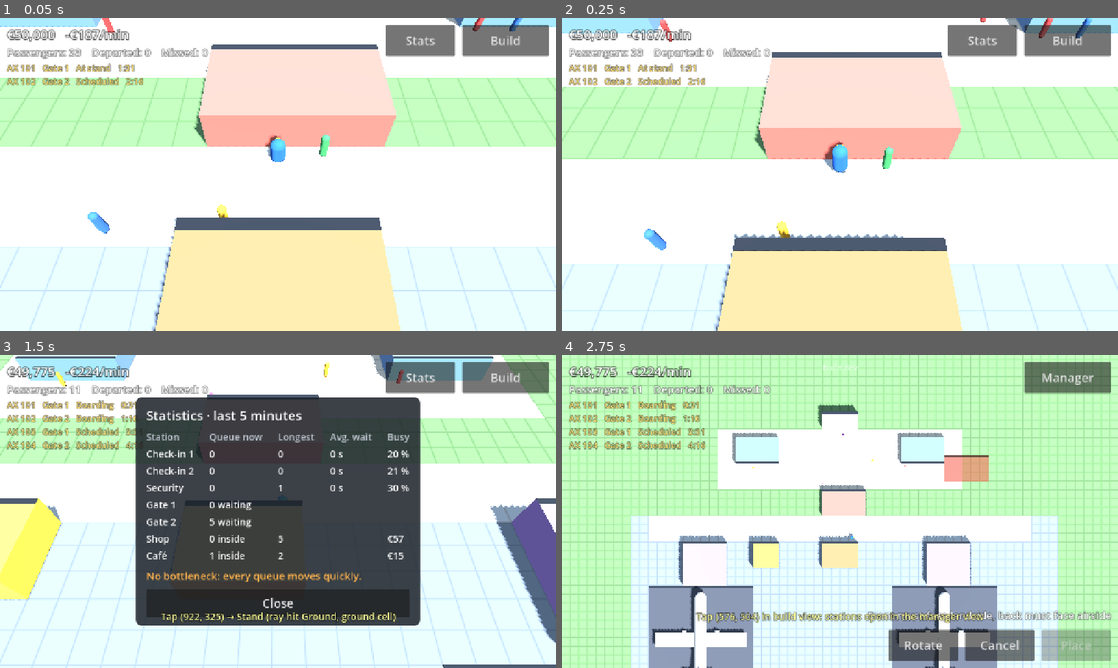
Above: before the commit, frames 1-4 (two rows, left to right).
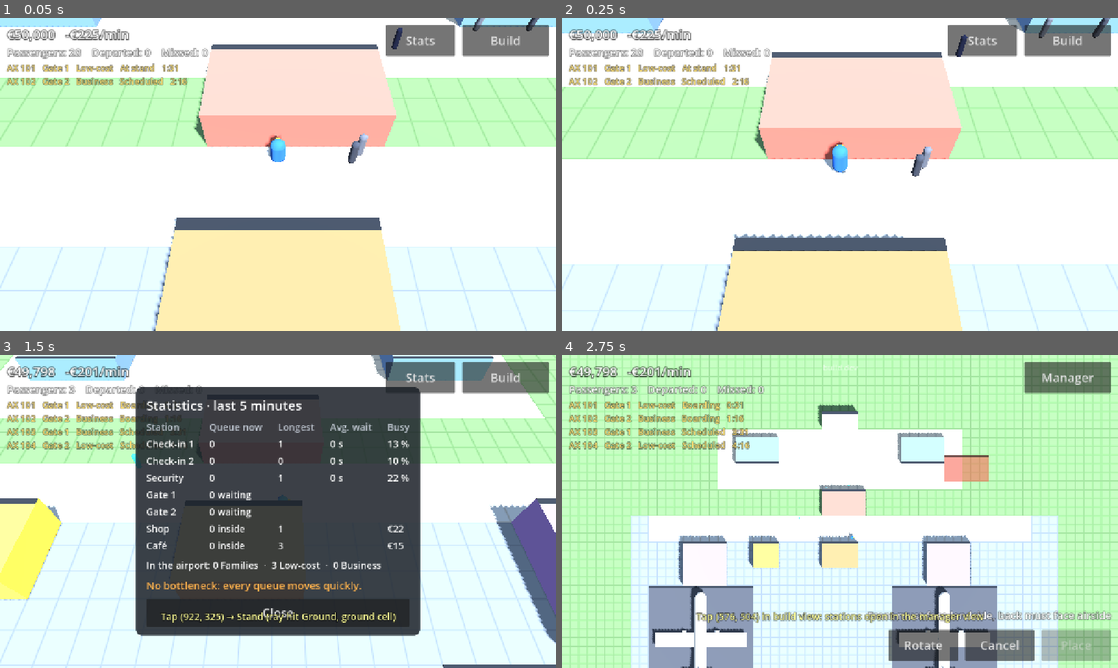
Above: after the commit, the same moments.

Repository: jakobmaier16-pixel/airport-idle
Game: Godot game, scene res://tests/screenshots.tscn
Two runs of this game, one before a commit and one after it. Both use one fixed random seed, a clock stepped at 60 frames per second and the inputs below. This scene is started directly instead of the project's main scene.
Inputs (mouse positions are in pixels of both pictures, inside the frame that each line leads up to):
- Up to frame 1 (0.05 s): no input
- Up to frame 2 (0.25 s): no input
- Up to frame 3 (1.5 s): move the mouse to (400, 495) at 0.52 s; hold D (move_right) 0.53-1.25 s; click (400, 495) at 0.67 s; drag from (166, 527) to (250, 574) at 1.27 s
- Up to frame 4 (2.75 s): move the mouse to (895, 442) at 2.02 s; hold D (move_right) from 2.03 s (still down)

The runs differ from the first frame. In frame 1, 1.5% of the frame differs, in the area x 12-97%, y 0-69%; in frame 2, 1.6%; in frame 3, 12%, in the area x 7-76%, y 2-90%; in frame 4, 1.8%.

Commit message:
Passenger types: families, low-cost and business travellers
- PassengerType data (data/passengers/): colors, walking speed, arrival
  window, check-in skipping, check-in/security time, shop chance, spending
- Flights get a route (Holiday, Low-cost, Business) that sets the mix;
  every booked passenger gets a type and an arrival time in advance
- Families arrive early and walk slower, low-cost often skip check-in,
  business travellers arrive late, are faster and spend twice as much
- Figures colored by type; departures board shows the route;
  statistics show passengers per type
- 7 passenger type tests (104 total)

Co-Authored-By: Claude Opus 5.5 <noreply@anthropic.com>

Diff:
--- /dev/null
+++ b/data/passengers/business.tres
@@ -0,0 +1,17 @@
+[gd_resource type="Resource" script_class="PassengerType" format=3]
+
+[ext_resource type="Script" path="res://scripts/resources/passenger_type.gd" id="1_type"]
+
+[resource]
+script = ExtResource("1_type")
+id = &"business"
+display_name = "Business"
+colors = Array[Color]([Color(0.25, 0.27, 0.32, 1), Color(0.15, 0.2, 0.4, 1), Color(0.4, 0.42, 0.47, 1)])
+walk_speed = 1.4
+arrives_from = 200.0
+arrives_until = 140.0
+skip_check_in_chance = 0.0
+check_in_time_factor = 0.7
+security_time_factor = 0.8
+shop_chance = 0.6
+spend_factor = 2.0
--- /dev/null
+++ b/data/passengers/family.tres
@@ -0,0 +1,17 @@
+[gd_resource type="Resource" script_class="PassengerType" format=3]
+
+[ext_resource type="Script" path="res://scripts/resources/passenger_type.gd" id="1_type"]
+
+[resource]
+script = ExtResource("1_type")
+id = &"family"
+display_name = "Families"
+colors = Array[Color]([Color(0.95, 0.6, 0.2, 1), Color(0.98, 0.82, 0.3, 1), Color(0.9, 0.45, 0.3, 1)])
+walk_speed = 1.1
+arrives_from = 260.0
+arrives_until = 180.0
+skip_check_in_chance = 0.0
+check_in_time_factor = 1.4
+security_time_factor = 1.3
+shop_chance = 0.8
+spend_factor = 0.8
--- /dev/null
+++ b/data/passengers/low_cost.tres
@@ -0,0 +1,17 @@
+[gd_resource type="Resource" script_class="PassengerType" format=3]
+
+[ext_resource type="Script" path="res://scripts/resources/passenger_type.gd" id="1_type"]
+
+[resource]
+script = ExtResource("1_type")
+id = &"low_cost"
+display_name = "Low-cost"
+colors = Array[Color]([Color(0.25, 0.55, 0.9, 1), Color(0.2, 0.75, 0.75, 1), Color(0.45, 0.7, 0.95, 1)])
+walk_speed = 1.3
+arrives_from = 240.0
+arrives_until = 150.0
+skip_check_in_chance = 0.6
+check_in_time_factor = 1.0
+security_time_factor = 1.0
+shop_chance = 0.4
+spend_factor = 0.6
--- a/scenes/passengers/passenger_layer.gd
+++ b/scenes/passengers/passenger_layer.gd
@@ -8,11 +8,8 @@
 const MAX_VISIBLE: int = 400
 const FIGURE_HEIGHT: float = 1.65
 const FIGURE_RADIUS: float = 0.22
-## Clothing colors (Passenger.color_index picks one).
-const COLORS: Array[Color] = [
-	Color(0.85, 0.3, 0.3), Color(0.25, 0.45, 0.8), Color(0.95, 0.75, 0.25),
-	Color(0.3, 0.65, 0.4), Color(0.55, 0.35, 0.65), Color(0.9, 0.9, 0.9),
-]
+## Used for passengers without a type.
+const DEFAULT_COLOR: Color = Color(0.8, 0.8, 0.8)
 
 ## Manager view: figures are drawn within this distance (meters) of the point the camera looks at.
 @export var manager_view_radius: float = 45.0
@@ -66,11 +63,18 @@
 		if Vector2(figure_position.x, figure_position.z).distance_squared_to(center) > radius_squared:
 			continue
 		_multimesh.set_instance_transform(count, Transform3D(Basis.IDENTITY, figure_position + lift))
-		_multimesh.set_instance_color(count, COLORS[passenger.color_index])
+		_multimesh.set_instance_color(count, color_of(passenger))
 		count += 1
 		if count == MAX_VISIBLE:
 			break
 	_multimesh.visible_instance_count = count
+
+
+## Figure color: one of the passenger type's colors (design doc §8.7).
+static func color_of(passenger: Passenger) -> Color:
+	if passenger.type == null or passenger.type.colors.is_empty():
+		return DEFAULT_COLOR
+	return passenger.type.colors[passenger.color_index % passenger.type.colors.size()]
 
 
 # Ground area worth drawing: (center x, center z, radius) around what the camera shows.
--- a/scenes/ui/hud.gd
+++ b/scenes/ui/hud.gd
@@ -41,6 +41,7 @@
 @onready var _stats_panel: Control = $SafeArea/StatsPanel
 @onready var _stats_table: GridContainer = $SafeArea/StatsPanel/Content/Table
 @onready var _bottleneck_label: Label = $SafeArea/StatsPanel/Content/BottleneckLabel
+@onready var _types_label: Label = $SafeArea/StatsPanel/Content/TypesLabel
 @onready var _build_menu: Control = $SafeArea/BuildMenu
 @onready var _building_buttons: HBoxContainer = $SafeArea/BuildMenu/BuildingButtons
 @onready var _tool_panel: Control = $SafeArea/ToolPanel
@@ -219,6 +220,11 @@
 		_add_stats_cell(str(station.longest_queue()), color)
 		_add_stats_cell("–" if wait < 0.0 else "%d s" % roundi(wait), color)
 		_add_stats_cell("%d %%" % roundi(station.busy_share() * 100.0), color)
+	var counts := flow.count_by_type()
+	var parts: PackedStringArray = []
+	for type_name in ["Families", "Low-cost", "Business"]:
+		parts.append("%d %s" % [counts.get(type_name, 0), type_name])
+	_types_label.text = "In the airport: " + "  ·  ".join(parts)
 	if bottleneck != null:
 		_bottleneck_label.text = "Bottleneck: %s · avg wait %d s" % [
 			flow.station_label(bottleneck.building), roundi(bottleneck.average_wait(flow.time))]
--- a/scenes/ui/hud.tscn
+++ b/scenes/ui/hud.tscn
@@ -206,6 +206,10 @@
 theme_override_constants/v_separation = 8
 columns = 5
 
+[node name="TypesLabel" type="Label" parent="SafeArea/StatsPanel/Content"]
+layout_mode = 2
+theme_override_font_sizes/font_size = 22
+
 [node name="BottleneckLabel" type="Label" parent="SafeArea/StatsPanel/Content"]
 layout_mode = 2
 theme_override_colors/font_color = Color(1, 0.7, 0.3, 1)
--- /dev/null
+++ b/scripts/resources/passenger_type.gd
@@ -0,0 +1,29 @@
+class_name PassengerType
+extends Resource
+## A kind of passenger, e.g. business traveller (design doc §8.2, §8.7).
+## Instances live in data/passengers/*.tres.
+
+@export var id: StringName
+## Plural name for statistics, e.g. "Families".
+@export var display_name: String
+## Figure colors; each passenger gets one of them.
+@export var colors: Array[Color] = []
+@export var walk_speed: float = 1.3
+
+@export_group("Arrival")
+## Earliest and latest arrival at the entrance, in seconds before departure.
+@export var arrives_from: float = 240.0
+@export var arrives_until: float = 150.0
+
+@export_group("Processing")
+## Share that checked in online with hand luggage only and skip the check-in counters.
+@export_range(0.0, 1.0) var skip_check_in_chance: float = 0.0
+## Multiplies the time per passenger at check-in / security (1.4 = 40 % slower).
+@export var check_in_time_factor: float = 1.0
+@export var security_time_factor: float = 1.0
+
+@export_group("Shopping")
+## Chance to visit a shop or café after security, if there is time (design doc §8.6).
+@export_range(0.0, 1.0) var shop_chance: float = 0.6
+## Multiplies what they spend there.
+@export var spend_factor: float = 1.0
--- a/scripts/simulation/flight.gd
+++ b/scripts/simulation/flight.gd
@@ -14,12 +14,18 @@
 }
 
 var number: String
+## Route type, e.g. "Holiday" (sets the passenger mix, design doc §8.7).
+var route: String = ""
 var gate: Building
 var stand: Building
 ## Simulation time (PassengerFlow.time) when the doors close.
 var departure_time: float
 var seats: int
 var booked: int
+## When each booked passenger arrives at the entrance (simulation time, ascending) and their type.
+var arrival_times: PackedFloat32Array = PackedFloat32Array()
+var arrival_types: Array[PassengerType] = []
+## How many of them have arrived so far.
 var spawned: int = 0
 var boarded: int = 0
 var missed: int = 0
--- a/scripts/simulation/flight_schedule.gd
+++ b/scripts/simulation/flight_schedule.gd
@@ -10,10 +10,9 @@
 const FIRST_DEPARTURE_DELAY: float = 270.0
 ## Gates that become usable at the same moment are spread out by this much.
 const GATE_STAGGER: float = 45.0
-## Passengers for a flight arrive at the entrance between these times before departure,
-## early enough that most have time left for a shop or café after security (design doc §8.6).
+## The earliest any passenger type arrives before departure (see data/passengers/); the next
+## flight at a gate is planned this long before it departs.
 const ARRIVALS_START: float = 260.0
-const ARRIVALS_END: float = 140.0
 ## The plane starts taxiing onto the stand this long before departure.
 const PLANE_ARRIVES: float = 130.0
 ## Seconds to taxi onto the stand, and to push back after departure.
@@ -26,6 +25,16 @@
 const BOOKED_MAX: int = 20
 ## Fictional airline code (design doc §18: no real airlines).
 const AIRLINE_CODE: String = "AX"
+## Passenger types (design doc §8.7).
+const FAMILY: PassengerType = preload("res://data/passengers/family.tres")
+const LOW_COST: PassengerType = preload("res://data/passengers/low_cost.tres")
+const BUSINESS: PassengerType = preload("res://data/passengers/business.tres")
+## Route types and their passenger mix: [families, low-cost, business] shares.
+const ROUTES: Dictionary = {
+	"Holiday": [0.7, 0.2, 0.1],
+	"Low-cost": [0.15, 0.8, 0.05],
+	"Business": [0.1, 0.3, 0.6],
+}
 
 ## Every flight that hasn't departed yet. A gate can have two: the one at the stand and the
 ## next one, whose passengers are already arriving (like at a real airport).
@@ -81,17 +90,34 @@
 	flight.seats = SEATS
 	flight.booked = _rng.randi_range(BOOKED_MIN, BOOKED_MAX)
 	flight.departure_time = departure_time
+	# Random route for now; later airlines and deals decide (design doc §10).
+	flight.route = ROUTES.keys()[_rng.randi() % ROUTES.size()]
+	_plan_arrivals(flight)
 	_last_planned[gate] = departure_time
 	flights.append(flight)
+
+
+# Decides type and arrival time of every booked passenger, from the route's mix.
+func _plan_arrivals(flight: Flight) -> void:
+	var mix: Array = ROUTES[flight.route]
+	var types: Array[PassengerType] = [FAMILY, LOW_COST, BUSINESS]
+	var arrivals: Array = []
+	for i in flight.booked:
+		var type := types[_rng.rand_weighted(PackedFloat32Array(mix))]
+		var before := _rng.randf_range(type.arrives_until, type.arrives_from)
+		arrivals.append([flight.departure_time - before, type])
+	arrivals.sort_custom(func(a: Array, b: Array) -> bool: return a[0] < b[0])
+	for arrival: Array in arrivals:
+		flight.arrival_times.append(arrival[0])
+		flight.arrival_types.append(arrival[1])
 
 
 func _advance(flight: Flight, now: float, delta: float, flow: PassengerFlow) -> void:
 	var time_left := flight.departure_time - now
 
-	# Passengers arrive at the entrance spread over the arrival window.
-	var arrived_share := clampf((ARRIVALS_START - time_left) / (ARRIVALS_START - ARRIVALS_END), 0.0, 1.0)
-	while flight.spawned < roundi(flight.booked * arrived_share):
-		if not flow.spawn_passenger(flight):
+	# Passengers arrive at the entrance at their planned times.
+	while flight.spawned < flight.booked and flight.arrival_times[flight.spawned] <= now:
+		if not flow.spawn_passenger(flight, flight.arrival_types[flight.spawned]):
 			break
 		flight.spawned += 1
 
--- a/scripts/simulation/passenger.gd
+++ b/scripts/simulation/passenger.gd
@@ -14,6 +14,8 @@
 var state: State = State.WALKING
 ## The flight this passenger is booked on (decides the gate and the deadline).
 var flight: Flight = null
+## Families, low-cost or business (design doc §8.7): speed, processing times, shopping.
+var type: PassengerType = null
 ## The kind of station the passenger is heading for next.
 var goal: BuildingType.Role = BuildingType.Role.CHECK_IN
 ## The building of the station the passenger is heading for or standing at.
--- a/scripts/simulation/passenger_flow.gd
+++ b/scripts/simulation/passenger_flow.gd
@@ -4,7 +4,7 @@
 ## service and boarding. Pure data: Airport calls tick() at a fixed rate and on_layout_changed()
 ## after layout changes. The flights themselves are planned by `schedule`.
 
-## Walking speed in meters per second (realistic: about 1.3).
+## Walking speed in meters per second when a passenger has no type (realistic: about 1.3).
 const WALK_SPEED: float = 1.3
 ## Largest personal sideways offset in meters (must stay below half a cell).
 const MAX_OFFSET: float = 0.6
@@ -15,9 +15,8 @@
 ## Shops and cafés (design doc §8.6): passengers go only with at least this much time to spare
 ## before boarding opens, and then with this probability.
 const SHOPPING_MIN_SPARE: float = 45.0
-const SHOPPING_CHANCE: float = 0.7
-## Before security, only passengers with plenty of time visit a landside café, less often.
-const LANDSIDE_CAFE_CHANCE: float = 0.3
+## Before security, passengers are less likely to sit in a landside café (share of their shop chance).
+const LANDSIDE_CAFE_FACTOR: float = 0.4
 ## Time kept free for getting through security after a landside café.
 const SECURITY_ALLOWANCE: float = 60.0
 ## Customers leave a shop this long before boarding opens at the latest ("final call").
@@ -66,8 +65,8 @@
 	var lines: PackedStringArray = []
 	for flight in schedule.upcoming().slice(0, max_lines):
 		var seconds := maxi(ceili(flight.departure_time - time), 0)
-		lines.append("%s   Gate %d   %s   %d:%02d" % [
-			flight.number, gate_number(flight.gate), phase_names[flight.phase], seconds / 60, seconds % 60])
+		lines.append("%s   Gate %d   %s   %s   %d:%02d" % [
+			flight.number, gate_number(flight.gate), flight.route, phase_names[flight.phase], seconds / 60, seconds % 60])
 	return "\n".join(lines)
 
 
@@ -171,8 +170,8 @@
 
 # --- Arrivals and departures (called by the schedule) ---
 
-## A passenger for `flight` arrives at an entrance. Returns false if nobody can arrive right now.
-func spawn_passenger(flight: Flight) -> bool:
+## A passenger of `type` for `flight` arrives at an entrance. Returns false if nobody can arrive.
+func spawn_passenger(flight: Flight, type: PassengerType) -> bool:
 	if not route_problem.is_empty() or _route_entrances.is_empty() or passengers.size() >= MAX_PASSENGERS:
 		return false
 	var entrance := _route_entrances[_rng.randi() % _route_entrances.size()]
@@ -181,14 +180,25 @@
 		return false
 	var passenger := Passenger.new()
 	passenger.flight = flight
+	passenger.type = type
 	passenger.offset = Vector3(_rng.randf_range(-MAX_OFFSET, MAX_OFFSET), 0.0, _rng.randf_range(-MAX_OFFSET, MAX_OFFSET))
 	passenger.color_index = _rng.randi() % COLOR_COUNT
 	passenger.position = _cell_point(cells[_rng.randi() % cells.size()], passenger)
 	passenger.previous_position = passenger.position
-	passenger.goal = Role.CHECK_IN
+	# Online check-in with hand luggage only: straight to security.
+	passenger.goal = Role.SECURITY if _rng.randf() < type.skip_check_in_chance else Role.CHECK_IN
 	passengers.append(passenger)
 	_plan(passenger)
 	return true
+
+
+## How many passengers of each type are in the airport right now ("Families" -> 12).
+func count_by_type() -> Dictionary:
+	var counts := {}
+	for passenger in passengers:
+		var name := passenger.type.display_name if passenger.type != null else "Other"
+		counts[name] = counts.get(name, 0) + 1
+	return counts
 
 
 ## Lets up to `max_count` passengers of `flight` walk from the gate onto the plane.
@@ -295,7 +305,7 @@
 
 
 func _walk(passenger: Passenger, delta: float) -> void:
-	var step := WALK_SPEED * delta
+	var step := _speed(passenger) * delta
 	while step > 0.0 and passenger.path_index < passenger.path.size():
 		var to_target := passenger.path[passenger.path_index] - passenger.position
 		var distance := to_target.length()
@@ -357,7 +367,7 @@
 			station.serving[i] = next
 			station.record_wait(time, time - next.queued_since)
 			# Some passengers are quicker than others.
-			station.service_left[i] = station.building.service_time() * _rng.randf_range(0.75, 1.25)
+			station.service_left[i] = station.building.service_time() * _type_factor(next, station) * _rng.randf_range(0.75, 1.25)
 
 	for k in station.queue.size():
 		_move_towards(station.queue[k], _queue_spot(station, k), delta)
@@ -370,11 +380,11 @@
 	match station.role():
 		Role.CHECK_IN:
 			passenger.goal = Role.SECURITY
-			_maybe_shop(passenger, Role.SECURITY, SECURITY_ALLOWANCE, LANDSIDE_CAFE_CHANCE)
+			_maybe_shop(passenger, Role.SECURITY, SECURITY_ALLOWANCE, _shop_chance(passenger) * LANDSIDE_CAFE_FACTOR)
 			_plan(passenger)
 		Role.SECURITY:
 			passenger.goal = Role.GATE
-			_maybe_shop(passenger, Role.GATE, 0.0, SHOPPING_CHANCE)
+			_maybe_shop(passenger, Role.GATE, 0.0, _shop_chance(passenger))
 			# Through the security lane to the airside: appear behind the building.
 			var exit: Vector2i = _closest_cell_in_area(station.exit_cells, Airport.grid.world_to_cell(passenger.position), -1)
 			passenger.position = _cell_point(exit, passenger)
@@ -414,7 +424,8 @@
 	for customer in leaving:
 		station.waiting.erase(customer)
 		var type := station.building.type
-		var income := _rng.randf_range(type.spend_min, type.spend_max) * Economy.CONCESSION_SHARE
+		var spend_factor := customer.type.spend_factor if customer.type != null else 1.0
+		var income := _rng.randf_range(type.spend_min, type.spend_max) * spend_factor * Economy.CONCESSION_SHARE
 		Airport.economy.earn(income)
 		station.record_income(time, income)
 		# Out of the front door and on to the gate.
@@ -452,11 +463,33 @@
 
 func _move_towards(passenger: Passenger, target: Vector3, delta: float) -> void:
 	var to_target := target - passenger.position
-	var step := WALK_SPEED * delta
+	var step := _speed(passenger) * delta
 	if to_target.length() <= step:
 		passenger.position = target
 	else:
 		passenger.position += to_target.normalized() * step
+
+
+# --- Passenger types (design doc §8.7) ---
+
+func _speed(passenger: Passenger) -> float:
+	return passenger.type.walk_speed if passenger.type != null else WALK_SPEED
+
+
+func _shop_chance(passenger: Passenger) -> float:
+	return passenger.type.shop_chance if passenger.type != null else 0.6
+
+
+# Families need longer at check-in (bags, children), business travellers are quicker.
+func _type_factor(passenger: Passenger, station: Station) -> float:
+	if passenger.type == null:
+		return 1.0
+	match station.role():
+		Role.CHECK_IN:
+			return passenger.type.check_in_time_factor
+		Role.SECURITY:
+			return passenger.type.security_time_factor
+	return 1.0
 
 
 # --- Layout helpers ---
--- a/tests/cases/test_11_flights.gd
+++ b/tests/cases/test_11_flights.gd
@@ -105,7 +105,12 @@
 	var text := Airport.passenger_flow.departures_text()
 	var lines := text.split("\n")
 	check_eq(lines.size(), 2, "one line per upcoming flight")
-	check(lines[0].begins_with("AX 101   Gate 1   Scheduled   4:"), "first line: '%s'" % lines[0])
+	var columns := lines[0].split("   ")
+	check_eq(columns[0], "AX 101", "flight number")
+	check_eq(columns[1], "Gate 1", "gate")
+	check(FlightSchedule.ROUTES.has(columns[2]), "route type: '%s'" % columns[2])
+	check_eq(columns[3], "Scheduled", "status")
+	check(columns[4].begins_with("4:"), "time to departure: '%s'" % columns[4])
 	await start_game()
 	await frames(2)
 	check_eq((ui("InfoPanel/DeparturesLabel") as Label).text.split("\n").size(), 2, "board shown in the HUD")
--- /dev/null
+++ b/tests/cases/test_16_passenger_types.gd
@@ -0,0 +1,110 @@
+extends TestCase
+## Passenger types (design doc §8.7).
+
+
+func _flights() -> Array[Flight]:
+	return Airport.passenger_flow.schedule.flights
+
+
+# Many flights, to compare averages without depending on luck.
+func _many_flights(count: int) -> Array[Flight]:
+	var schedule := FlightSchedule.new()
+	var gate := Building.new(type_of(&"gate"), Vector2i(0, 0), 0)
+	var result: Array[Flight] = []
+	for i in count:
+		schedule._schedule(gate, 1000.0 + i * 180.0)
+	result.assign(schedule.flights)
+	return result
+
+
+func test_route_sets_the_mix() -> void:
+	var by_route := {}
+	for flight in _many_flights(300):
+		if not by_route.has(flight.route):
+			by_route[flight.route] = {"business": 0, "total": 0}
+		for type in flight.arrival_types:
+			by_route[flight.route]["total"] += 1
+			if type.id == &"business":
+				by_route[flight.route]["business"] += 1
+	var share := func(route: String) -> float: return float(by_route[route]["business"]) / by_route[route]["total"]
+	check(share.call("Business") > 0.45, "business routes are mostly business: %.2f" % share.call("Business"))
+	check(share.call("Holiday") < 0.2, "holiday routes have few business travellers: %.2f" % share.call("Holiday"))
+	check(share.call("Low-cost") < 0.12, "low-cost routes have very few: %.2f" % share.call("Low-cost"))
+
+
+func test_business_arrives_later_than_families() -> void:
+	var family_total := 0.0
+	var family_count := 0
+	var business_total := 0.0
+	var business_count := 0
+	for flight in _many_flights(200):
+		for i in flight.booked:
+			var before := flight.departure_time - flight.arrival_times[i]
+			if flight.arrival_types[i].id == &"family":
+				family_total += before
+				family_count += 1
+			elif flight.arrival_types[i].id == &"business":
+				business_total += before
+				business_count += 1
+	check(family_total / family_count > business_total / business_count + 40.0, "families arrive about a minute earlier on average")
+
+
+func test_some_low_cost_skip_check_in() -> void:
+	ShowcaseAirport.build(0.0)
+	var skipped := 0
+	var business_skipped := 0
+	var seen: Dictionary[Passenger, bool] = {}
+	for i in 3000:
+		Airport.step(Airport.SIM_STEP)
+		for passenger in Airport.passenger_flow.passengers:
+			if seen.has(passenger):
+				continue
+			seen[passenger] = true
+			if passenger.goal == BuildingType.Role.SECURITY and passenger.state == Passenger.State.WALKING and passenger.position.distance_to(passenger.previous_position) < 0.5:
+				if passenger.type.id == &"low_cost":
+					skipped += 1
+				elif passenger.type.id == &"business":
+					business_skipped += 1
+	check(skipped > 0, "some low-cost passengers went straight to security: %d" % skipped)
+	check_eq(business_skipped, 0, "business travellers use the counters")
+
+
+func test_types_move_and_are_processed_differently() -> void:
+	var family: PassengerType = load("res://data/passengers/family.tres")
+	var business: PassengerType = load("res://data/passengers/business.tres")
+	check(family.walk_speed < business.walk_speed, "families walk slower than business travellers")
+	check(family.check_in_time_factor > business.check_in_time_factor, "families need longer at check-in")
+	check(business.spend_factor > family.spend_factor, "business travellers spend more")
+	var flow := PassengerFlow.new()
+	var passenger := Passenger.new()
+	passenger.type = family
+	check_eq(flow._speed(passenger), family.walk_speed, "speed comes from the type")
+
+
+func test_figures_use_type_colors() -> void:
+	ShowcaseAirport.build(0.0)
+	sim_seconds(120)
+	for passenger in Airport.passenger_flow.passengers:
+		check(passenger.type.colors.has(PassengerLayer.color_of(passenger)), "figure color belongs to the type")
+
+
+func test_stats_show_types() -> void:
+	ShowcaseAirport.build(0.0)
+	sim_seconds(150)
+	await start_game()
+	hud().show_stats()
+	await frames(2)
+	var text := (ui("StatsPanel/Content/TypesLabel") as Label).text
+	check(text.begins_with("In the airport: ") and text.contains("Families") and text.contains("Business"), "types line: '%s'" % text)
+	var counts := Airport.passenger_flow.count_by_type()
+	var total := 0
+	for value in counts.values():
+		total += value
+	check_eq(total, Airport.passenger_flow.passengers.size(), "every passenger is counted once")
+
+
+func test_showcase_still_handles_all_types() -> void:
+	ShowcaseAirport.build(0.0)
+	sim_seconds(720)
+	check_eq(Airport.passenger_flow.missed_count, 0, "no missed flights with all three passenger types")
+	check(Airport.passenger_flow.departed_count > 60, "passengers departed: %d" % Airport.passenger_flow.departed_count)
Not shown, added: scripts/resources/passenger_type.gd.uid
Not shown, added: tests/cases/test_16_passenger_types.gd.uid
